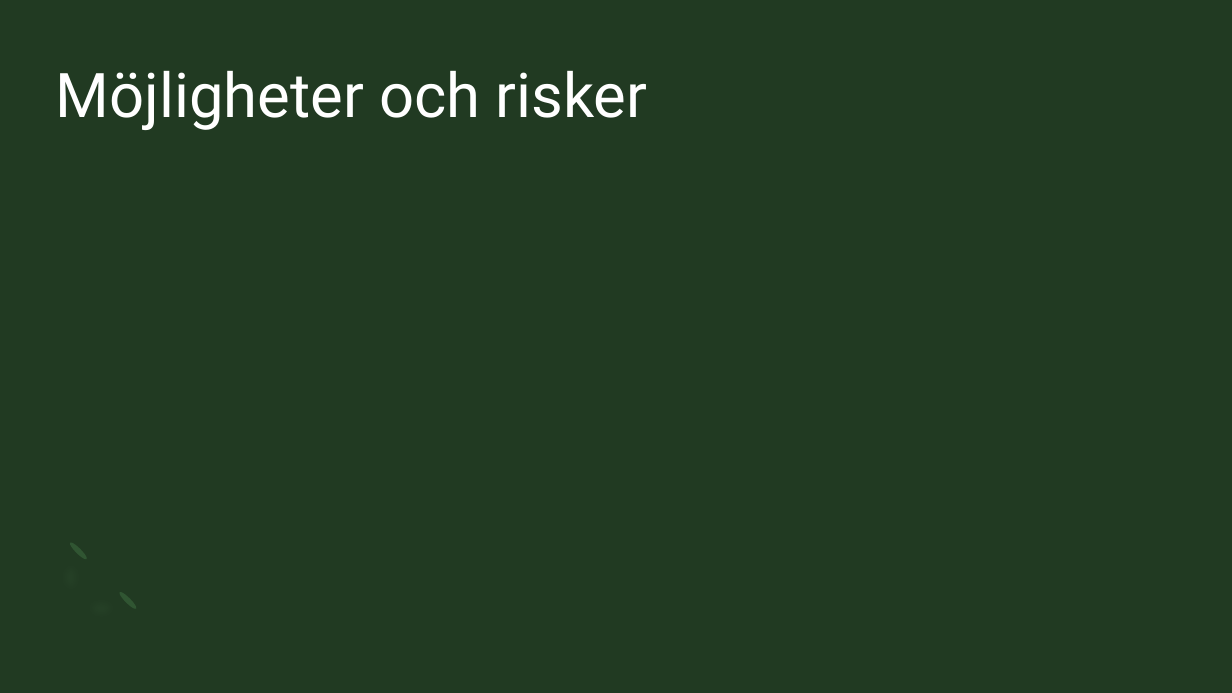
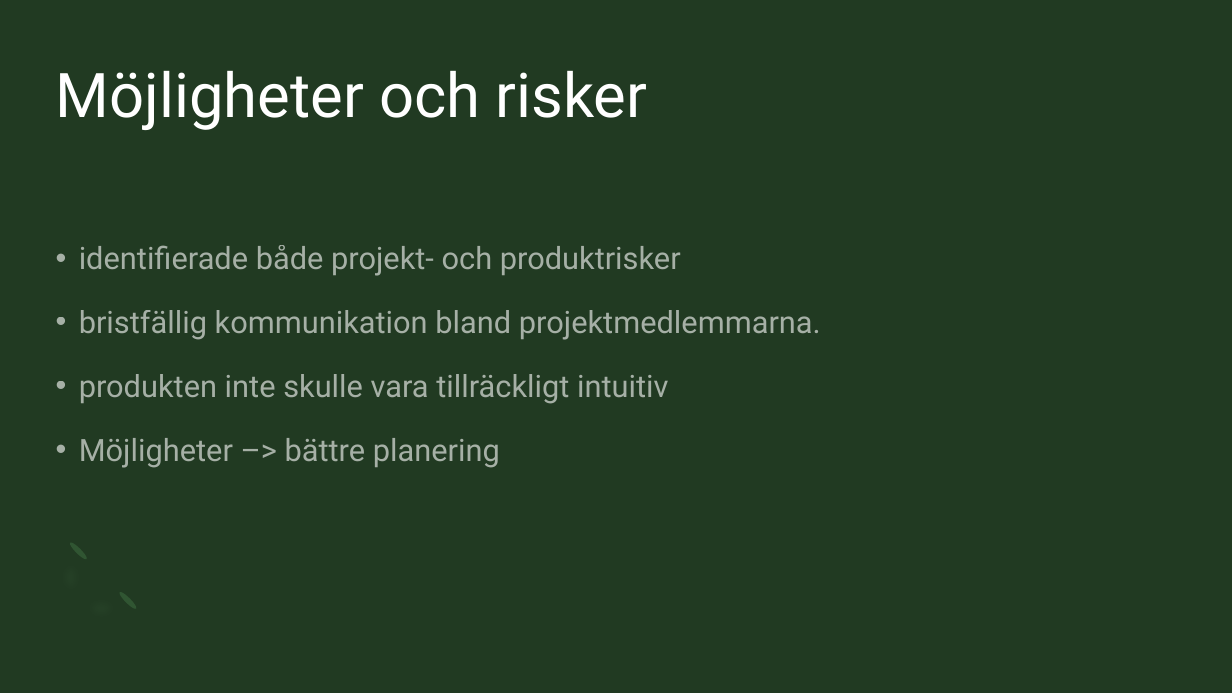
Before and after one commit to Sjofil/HASAB-IDA3, a slide deck: slide 7 of Delredovisning/Sustainable Forms presentation.pptx. Drawn at 1232x693 pixels with LibreOffice and Linux fonts; fonts in the diff are those of the drawing. Boxes give left, top, right and bottom in pixels: in the first picture for what was removed or moved away, otherwise in the second. Text is boxed around its words. In the diff, an @@ line names an element or a change of style, - is before the commit and + after.

Commit message:
La till om risker

```diff
--- a/Delredovisning/Sustainable Forms presentation.pptx
+++ b/Delredovisning/Sustainable Forms presentation.pptx
@@ text added at box(79, 245, 821, 468), 24 pt, text #FFFFFF at 60% opacity @@
+• identifierade både projekt- och produktrisker
+• bristfällig kommunikation bland projektmedlemmarna.
+• produkten inte skulle vara tillräckligt intuitiv
+• Möjligheter –> bättre planering
```
